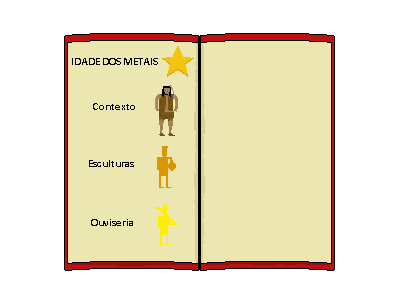
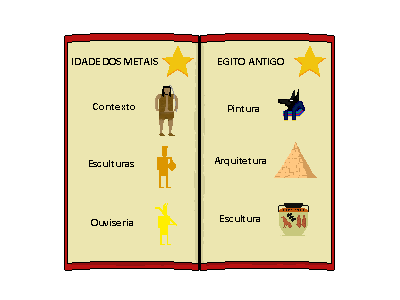
Layer changes from the first w=400, h=300 image to the second:
added layer "EGITO ANTIGO" in group "paleo" over left=218, top=58, right=284, bottom=65
added layer "ESTRELA cópia" in group "paleo" over left=294, top=46, right=326, bottom=77
added layer "mort E" in group "paleo" over left=296, top=215, right=306, bottom=228
added layer "A" in group "paleo" over left=281, top=213, right=296, bottom=228
added layer "Camada 3" in group "paleo" over left=278, top=203, right=309, bottom=236
added layer "Camada 2" in group "paleo" over left=274, top=142, right=317, bottom=178
added layer "Camada 1" in group "paleo" over left=278, top=89, right=305, bottom=121
added layer "Escultura" in group "paleo" over left=220, top=215, right=260, bottom=222
added layer "Arquitetura" in group "paleo" over left=215, top=157, right=266, bottom=166
added layer "Pintura" in group "paleo" over left=228, top=105, right=259, bottom=112
